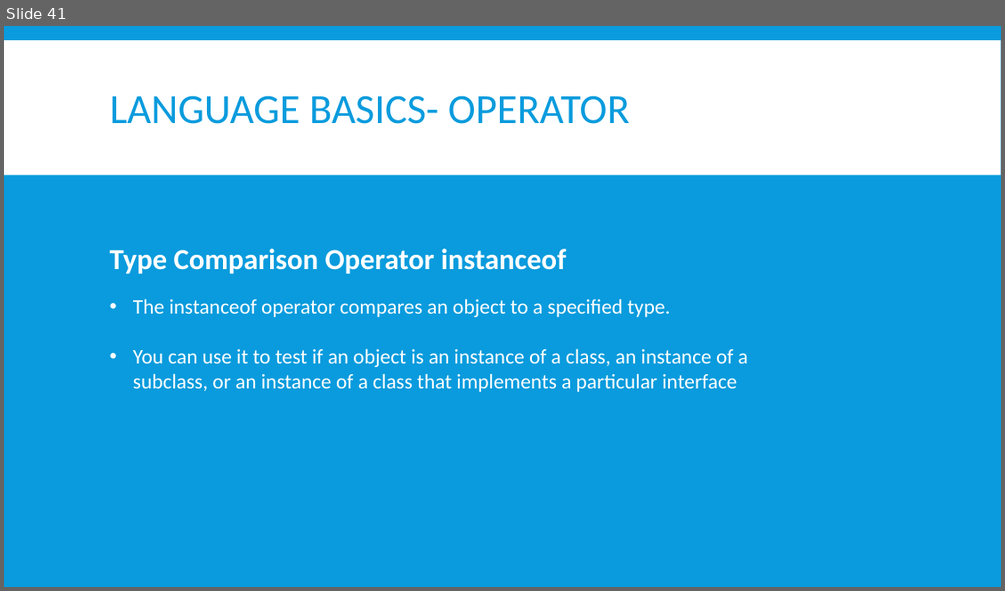
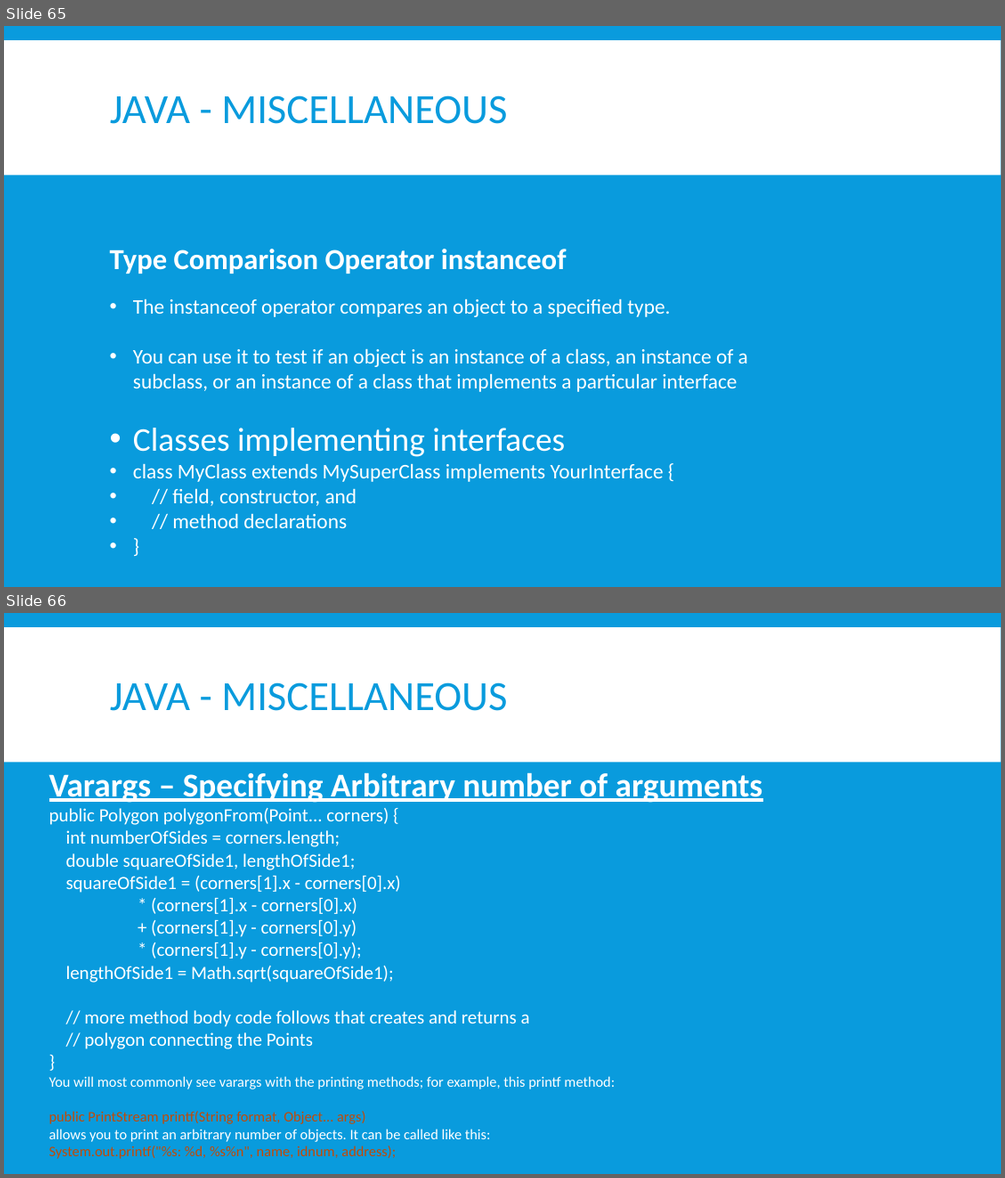
Before and after one commit to nmsgit1234/TechnicalDocs, a slide deck: training/core_java/core_java.pptx. Shown one above the other, each under a label of ours: slide 41 before the commit, slides 65 and 66 after it. The pictures are 1005x591 and 1005x1178 pixels, drawn with LibreOffice and Linux fonts; fonts in the diff are those of the drawing. Boxes give left, top, right and bottom in pixels: in the first picture for what was removed or moved away, otherwise in the second. Text is boxed around its words. In the diff, an @@ line names an element or a change of style, - is before the commit and + after.

Commit message:
updated for class and objects

```diff
--- a/training/core_java/core_java.pptx
+++ b/training/core_java/core_java.pptx
@@ slide 66 added at (x1=4, y1=613, x2=1001, y2=1174), background #099BDD; not listed: 1 template element that a slide beside it also shows @@
@@ title added at (x1=110, y1=682, x2=507, y2=711), 40 pt, text #099BDD @@
+JAVA - MISCELLANEOUS
@@ text added at (x1=49, y1=772, x2=763, y2=1159), 18 pt, text #FFFFFF @@
+Varargs – Specifying Arbitrary number of arguments
+public Polygon polygonFrom(Point... corners) {
+int numberOfSides = corners.length;
+double squareOfSide1, lengthOfSide1;
+squareOfSide1 = (corners[1].x - corners[0].x)
+* (corners[1].x - corners[0].x)
++ (corners[1].y - corners[0].y)
+* (corners[1].y - corners[0].y);
+lengthOfSide1 = Math.sqrt(squareOfSide1);
+// more method body code follows that creates and returns a
+// polygon connecting the Points
+}
+You will most commonly see varargs with the printing methods; for example, this printf method:
+public PrintStream printf(String format, Object... args)
+allows you to print an arbitrary number of objects. It can be called like this:
+System.out.printf("%s: %d, %s%n", name, idnum, address);
@@ what was slide 41 is now slide 65 @@
@@ slide 65 changed as well @@
@@ title at (x1=110, y1=95, x2=507, y2=124): text changed @@
-LANGUAGE BASICS- OPERATOR
+JAVA - MISCELLANEOUS
@@ text at (x1=133, y1=427, x2=663, y2=528): paragraphs added @@
+• Classes implementing interfaces
+• class MyClass extends MySuperClass implements YourInterface {
+• // field, constructor, and
+• // method declarations
+• }
```
Also in this commit, not shown: 2 other slides changed, 26 other slides added, 18 other files.
